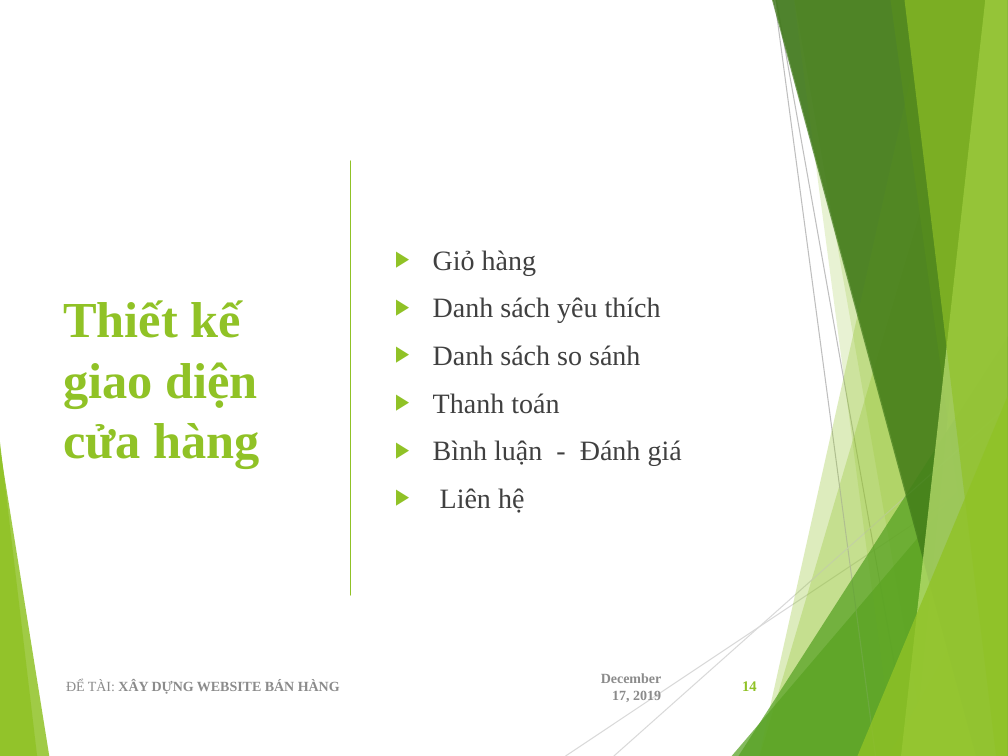
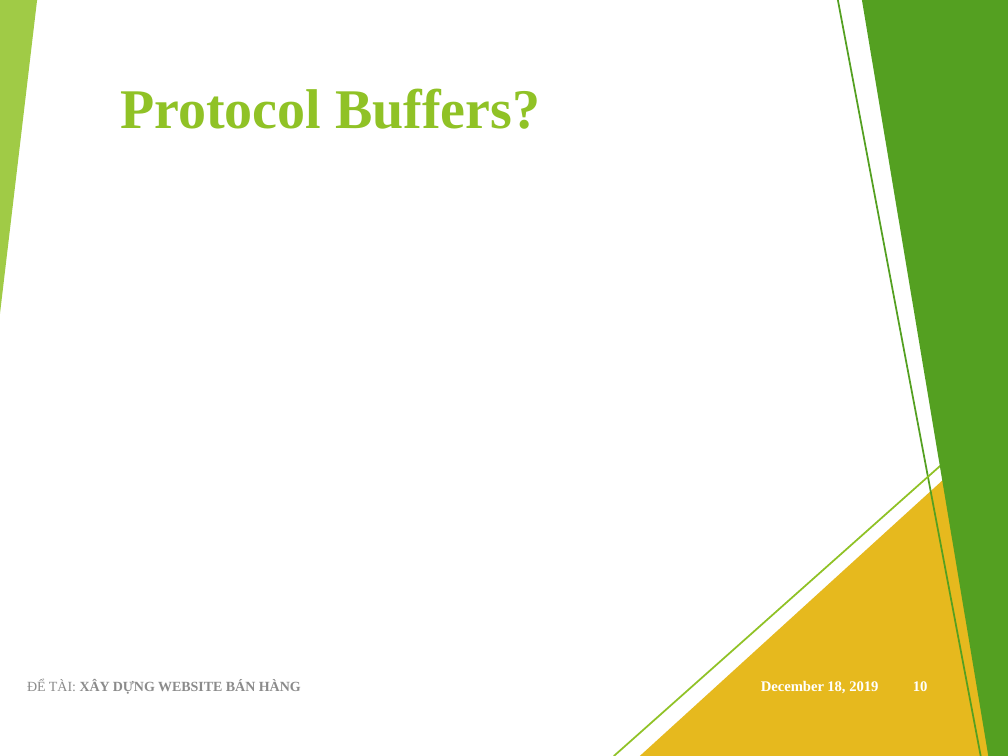
Before and after one commit to viet97/doandocs, a slide deck: slide 10 of DATN_Presentation.pptx (slide 14 before the commit). Drawn at 1008x756 pixels with LibreOffice and Linux fonts; fonts in the diff are those of the drawing. Boxes give left, top, right and bottom in pixels: in the first picture for what was removed or moved away, otherwise in the second. Text is boxed around its words. In the diff, an @@ line names an element or a change of style, - is before the commit and + after.

```diff
--- a/DATN_Presentation.pptx
+++ b/DATN_Presentation.pptx
@@ rectangle added at <box>0,0,1008,756</box>, fill #FFFFFF @@
@@ triangle added at <box>0,0,37,313</box>, fill #90C226 at 85% opacity @@
@@ line added from (838, 0) to (981, 756), #54A021 1.25 pt @@
@@ freeform shape added at <box>862,0,1008,756</box>, fill #54A021 @@
@@ title added at <box>120,88,540,129</box>, 40 pt, text #90C226, bold @@
+Protocol Buffers?
@@ line removed from (351, 161) to (351, 595) @@
@@ text removed at <box>433,250,682,513</box> @@
-▶ Giỏ hàng
-▶ Danh sách yêu thích
-▶ Danh sách so sánh
-▶ Thanh toán
-▶ Bình luận - Đánh giá
-▶ Liên hệ
@@ title removed at <box>63,300,260,469</box> @@
-Thiết kế giao diện cửa hàng
@@ line added from (1008, 406) to (614, 756), #90C226 1.25 pt @@
@@ triangle added at <box>640,421,1008,756</box>, fill #E6B91E @@
@@ text "ĐỂ TÀI: XÂY DỰNG WEBSITE ...": place and size @@
-text "ĐỂ TÀI: XÂY DỰNG WEBSITE ..." at <box>66,680,340,694</box>
+text "ĐỂ TÀI: XÂY DỰNG WEBSITE ..." at <box>27,680,301,694</box>
@@ page number removed at <box>742,681,757,691</box> @@
-14
@@ text at <box>761,680,878,693</box>: text changed; size 10 to 10.5 pt; text colour #8C8C8C to #FFFFFF @@
-December 17, 2019
+December 18, 2019
@@ page number added at <box>913,681,928,691</box>, 10.5 pt, text #FFFFFF, bold @@
+10
```
Also in this commit, not shown: 12 other slides changed, 4 slides added, 5 slides removed.
